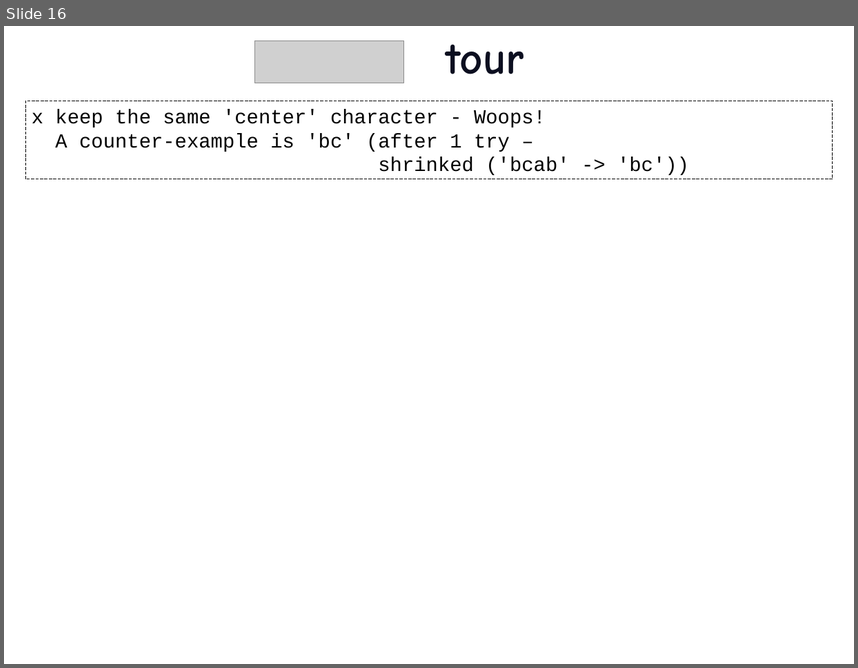
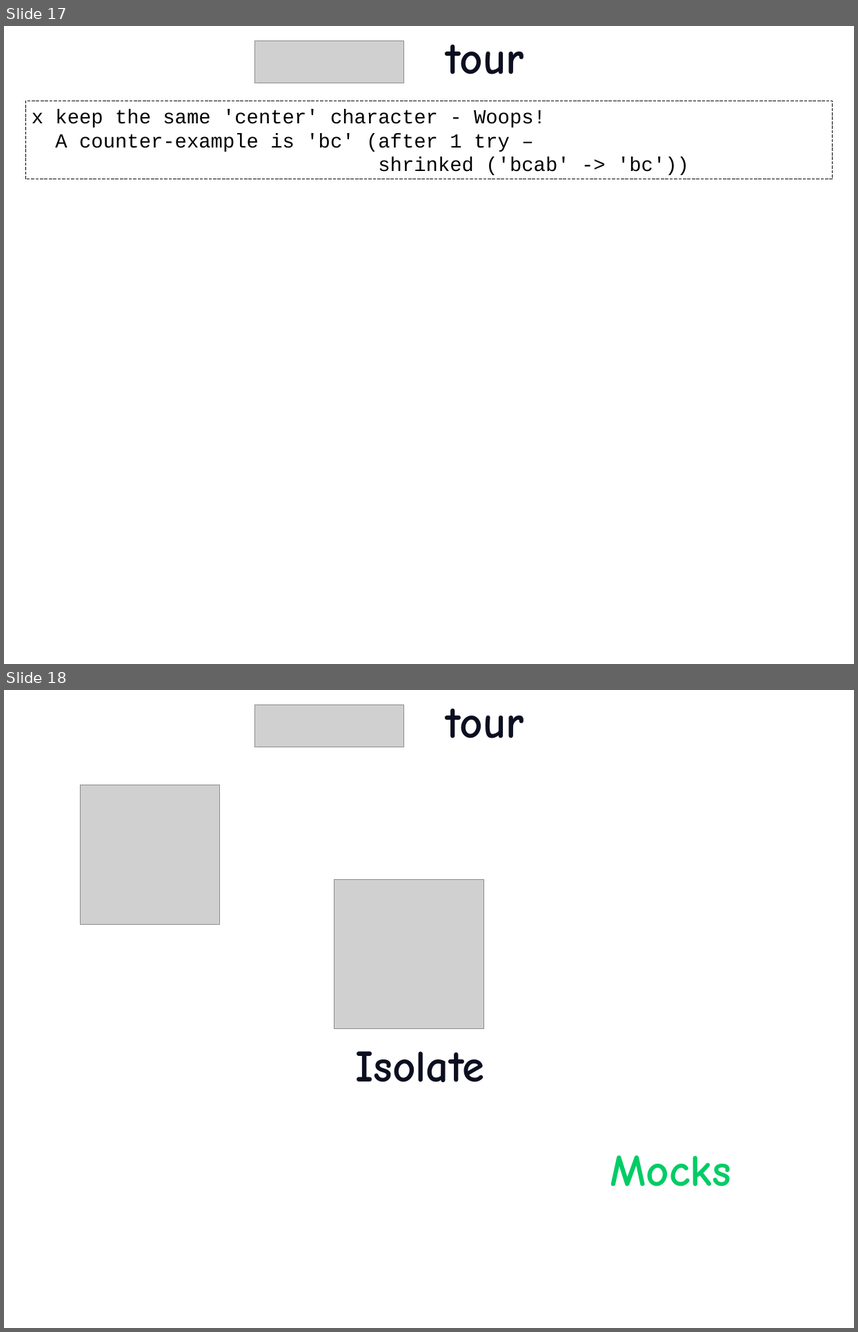
Before and after one commit to etorreborre/oscon-2010, a slide deck: src/main/resources/oscon_2010_specs.pptx. Shown one above the other, each under a label of ours: slide 16 before the commit, slides 17 and 18 after it. The pictures are 858x668 and 858x1332 pixels, drawn with LibreOffice and Linux fonts; fonts in the diff are those of the drawing; grey boxes stand for pictures; background and template pictures are left out. Boxes give left, top, right and bottom in pixels: in the first picture for what was removed or moved away, otherwise in the second. Text is boxed around its words. In the diff, an @@ line names an element or a change of style, - is before the commit and + after.

```diff
--- a/src/main/resources/oscon_2010_specs.pptx
+++ b/src/main/resources/oscon_2010_specs.pptx
@@ slide 18 added at box(4, 690, 854, 1328), background picture (left out) @@
@@ picture added at box(254, 705, 404, 747) @@
@@ title added at box(446, 709, 524, 738), 54 pt, text #0C0F20, bold @@
+tour
@@ picture added at box(81, 785, 220, 924) @@
@@ picture added at box(335, 880, 484, 1029) @@
@@ text added at box(355, 1051, 485, 1082), 54 pt, text #0C0F20, bold @@
+Isolate
@@ text added at box(610, 1155, 731, 1186), 54 pt, text #00CC66, bold @@
+Mocks
@@ what was slide 16 is now slide 17 @@
```
Also in this commit, not shown: 2 slides changed, 4 other slides added, 1 slide removed, 3 other files.
